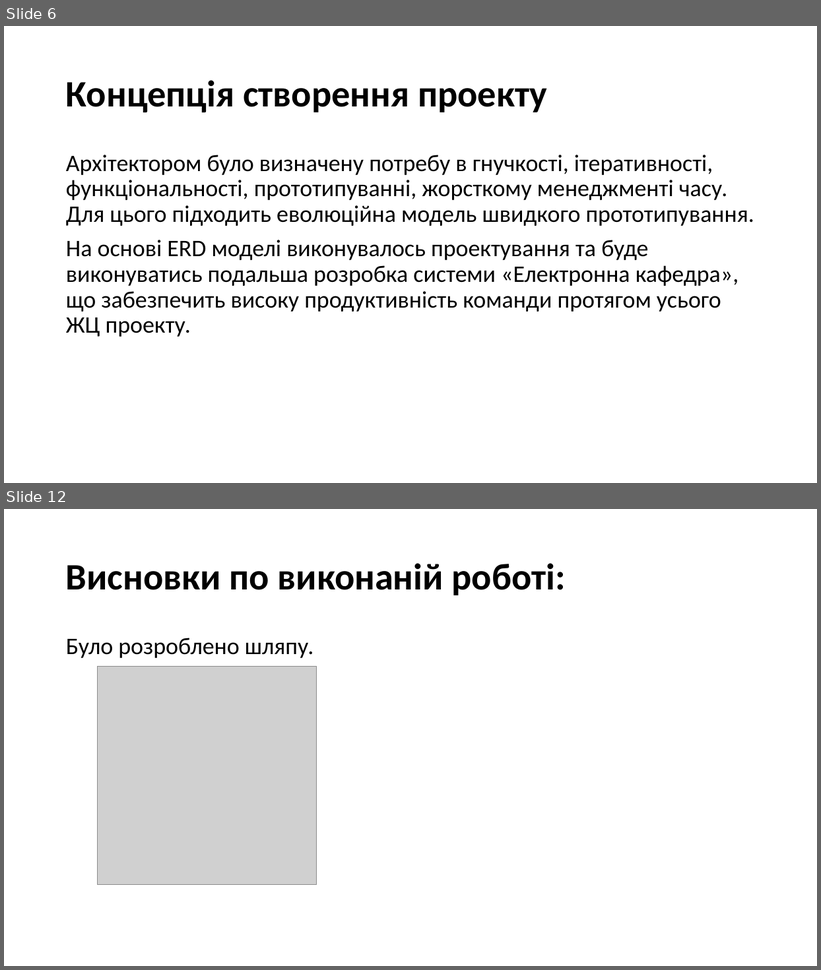
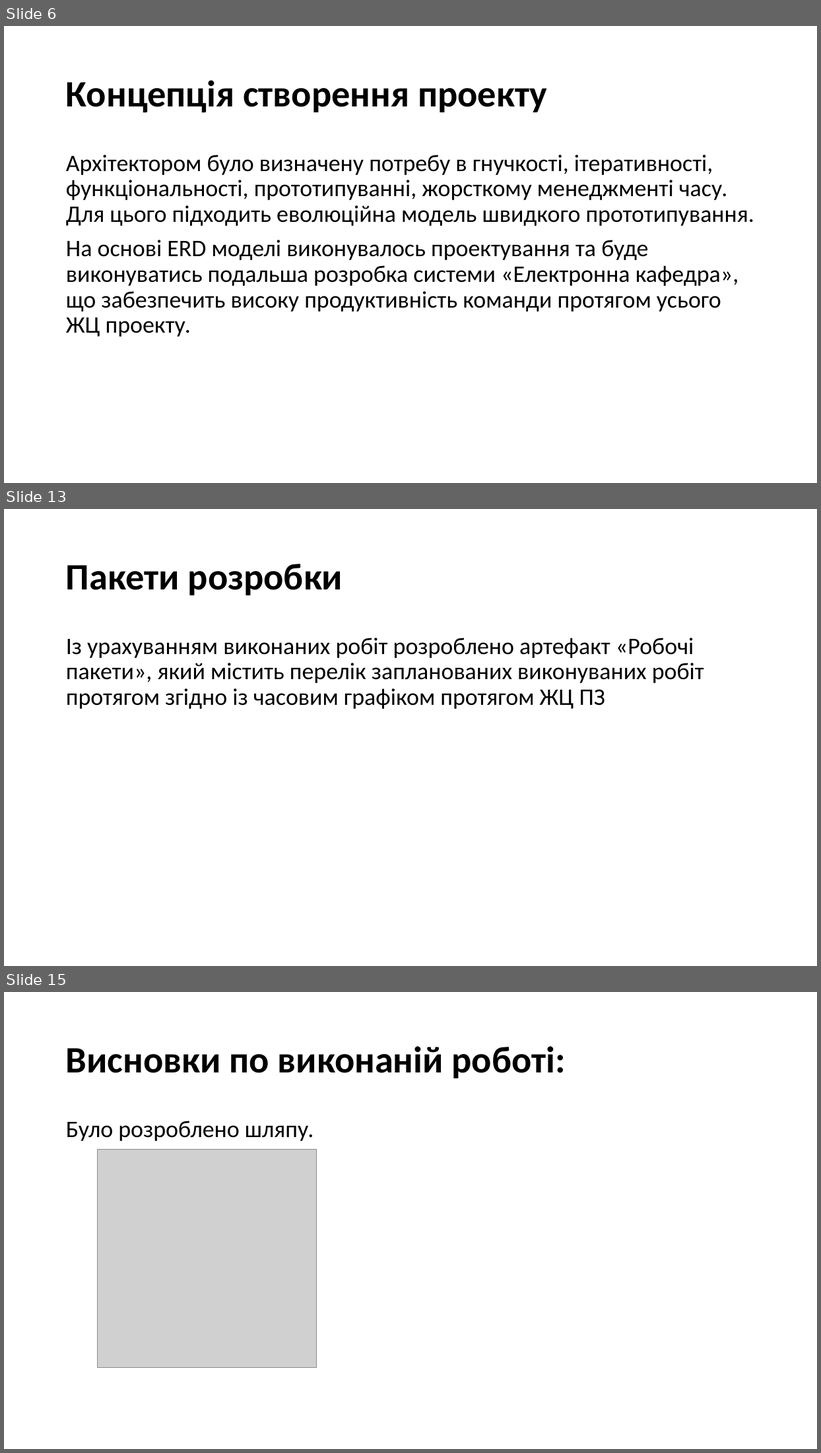
Before and after one commit to d3mage/elektronna_kafedra, a slide deck: elektronna_kafedra.pptx. Shown one above the other, each under a label of ours: slides 6 and 12 before the commit, slides 6, 13 and 15 after it; the slides between them are not shown. The pictures are 821x970 and 821x1453 pixels, drawn with LibreOffice and Linux fonts; fonts in the diff are those of the drawing; grey boxes stand for pictures. Boxes give left, top, right and bottom in pixels: in the first picture for what was removed or moved away, otherwise in the second. Text is boxed around its words. In the diff, an @@ line names an element or a change of style, - is before the commit and + after.

```diff
--- a/elektronna_kafedra.pptx
+++ b/elektronna_kafedra.pptx
@@ slide 13 added at (4,509,817,966), background #FFFFFF @@
@@ title added at (66,564,343,595), 44 pt, text #000000, bold @@
+Пакети розробки
@@ text added at (66,638,704,709), 28 pt, text #000000 @@
+Із урахуванням виконаних робіт розроблено артефакт «Робочі пакети», який містить перелік запланованих виконуваних робіт протягом згідно із часовим графіком протягом ЖЦ ПЗ
@@ what was slide 12 is now slide 15 @@
```
Also in this commit, not shown: 1 slide changed, 7 other slides added, 5 slides removed, 1 other file.
